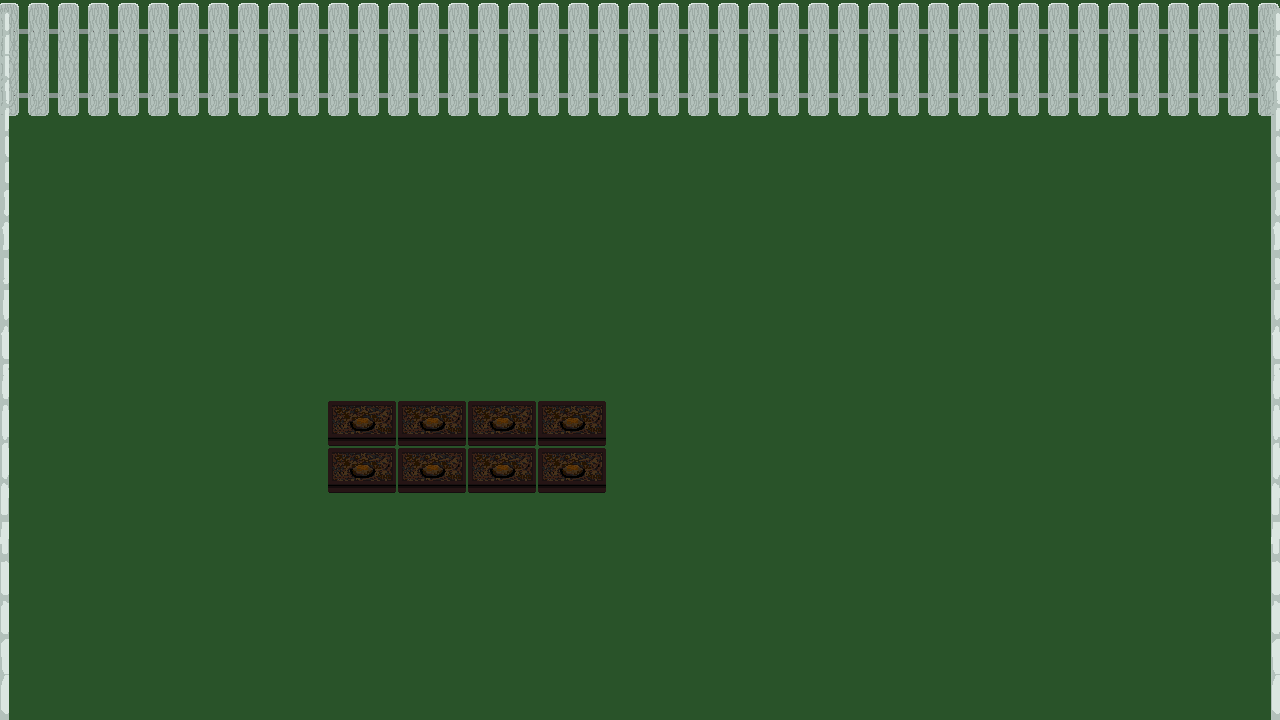
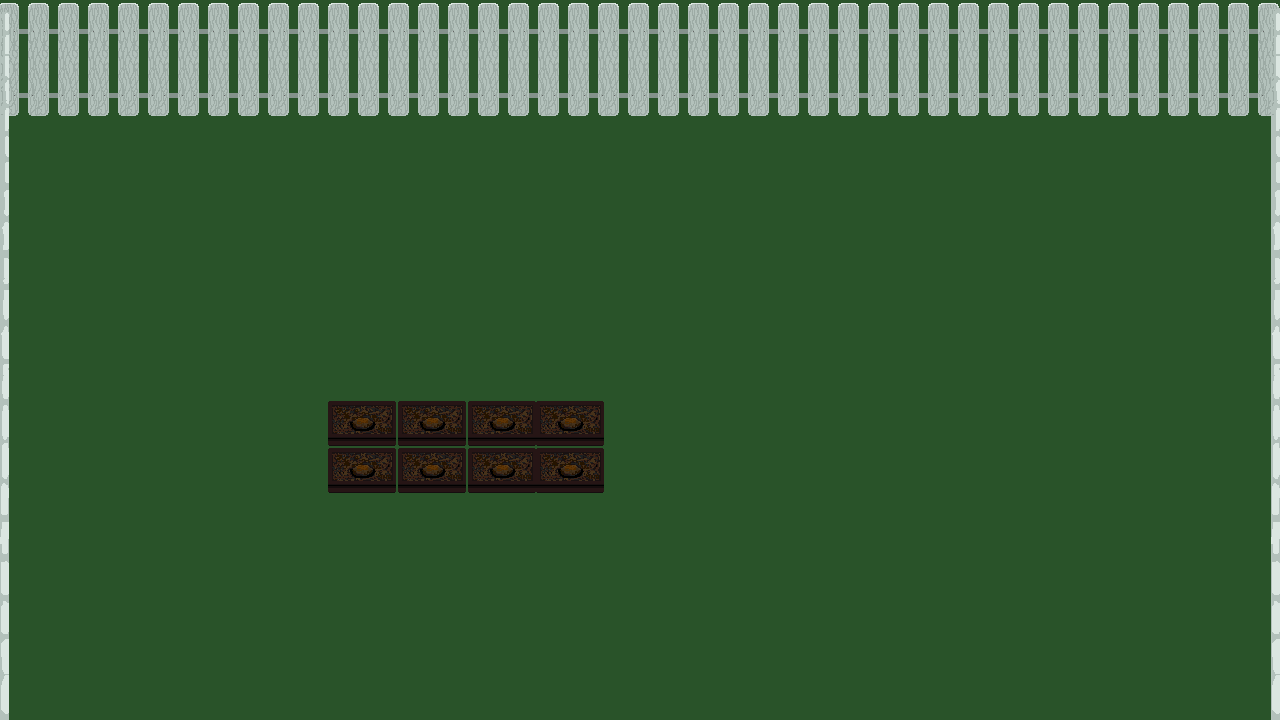
Layer changes from the first w=1280, h=720 image to the second:
painted on "Paint Layer 3" (2nd of 2) over [536, 401, 606, 493]
painted on "Paint Layer 2" over [536, 401, 606, 493]
painted on "Paint Layer 1" over [536, 401, 606, 493]
